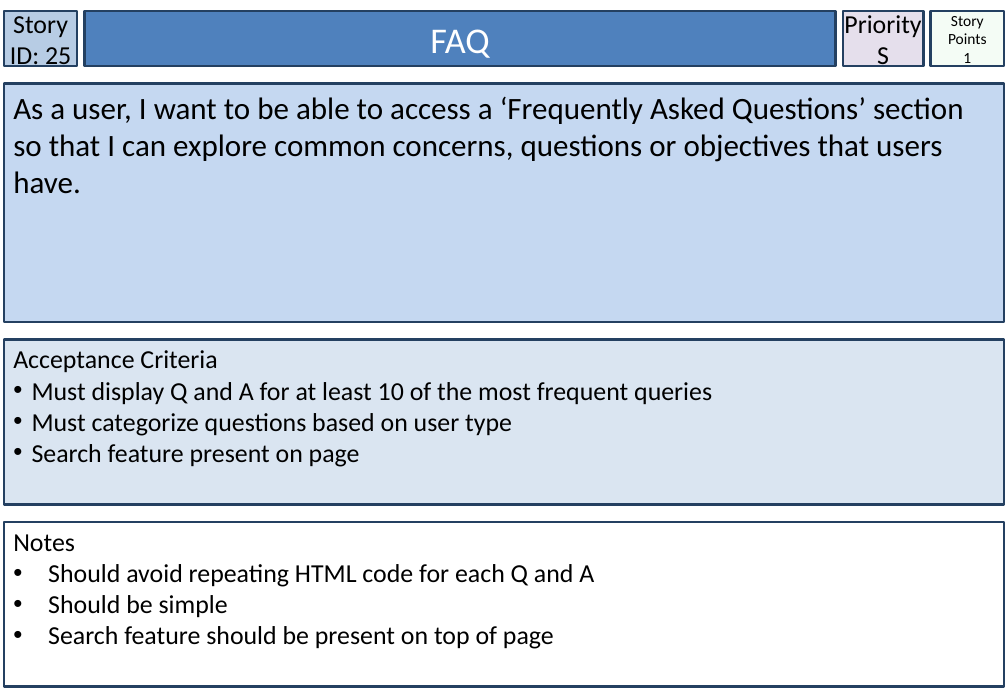
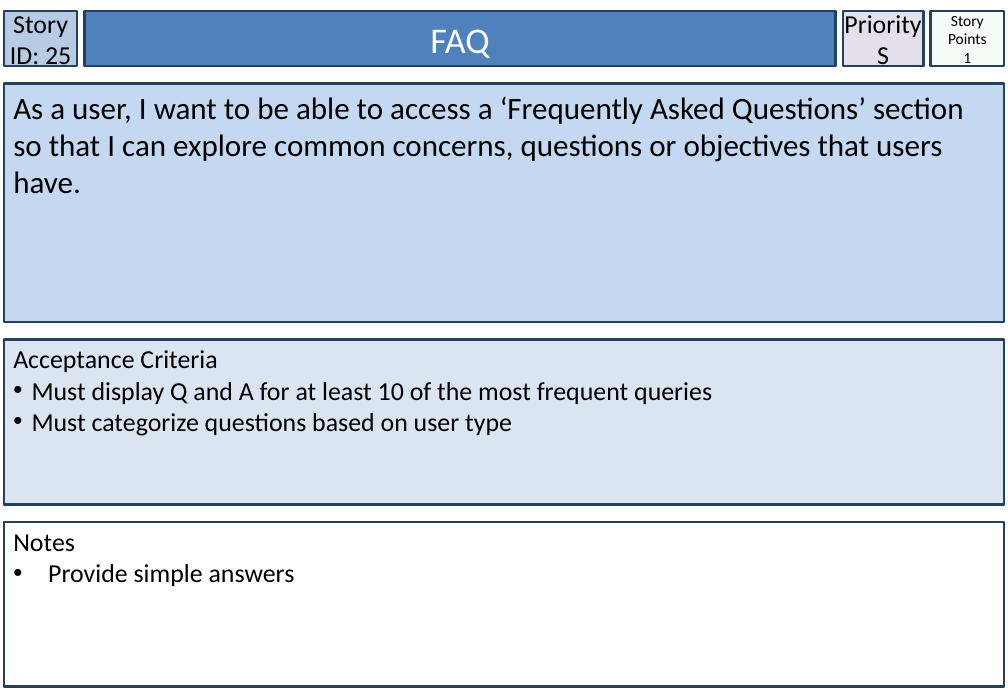
Before and after one commit to Nagarius/Phoenix, a slide deck: slide 26 of Doc/SCRUM documents/StoryCards_Smart_City_TeamPhoenix.pptx. Drawn at 1008x698 pixels with LibreOffice and Linux fonts; fonts in the diff are those of the drawing. Boxes give left, top, right and bottom in pixels: in the first picture for what was removed or moved away, otherwise in the second. Text is boxed around its words. In the diff, an @@ line names an element or a change of style, - is before the commit and + after.

```diff
--- a/Doc/SCRUM documents/StoryCards_Smart_City_TeamPhoenix.pptx
+++ b/Doc/SCRUM documents/StoryCards_Smart_City_TeamPhoenix.pptx
@@ text in rectangle at <box>32,444,360,467</box>: paragraph removed @@
-• Search feature present on page
@@ text in rectangle at <box>48,564,295,587</box>: text changed @@
-• Should avoid repeating HTML code for each Q and A
-• Should be simple
-• Search feature should be present on top of page
+• Provide simple answers
```
Also in this commit, not shown: 15 other slides changed.
